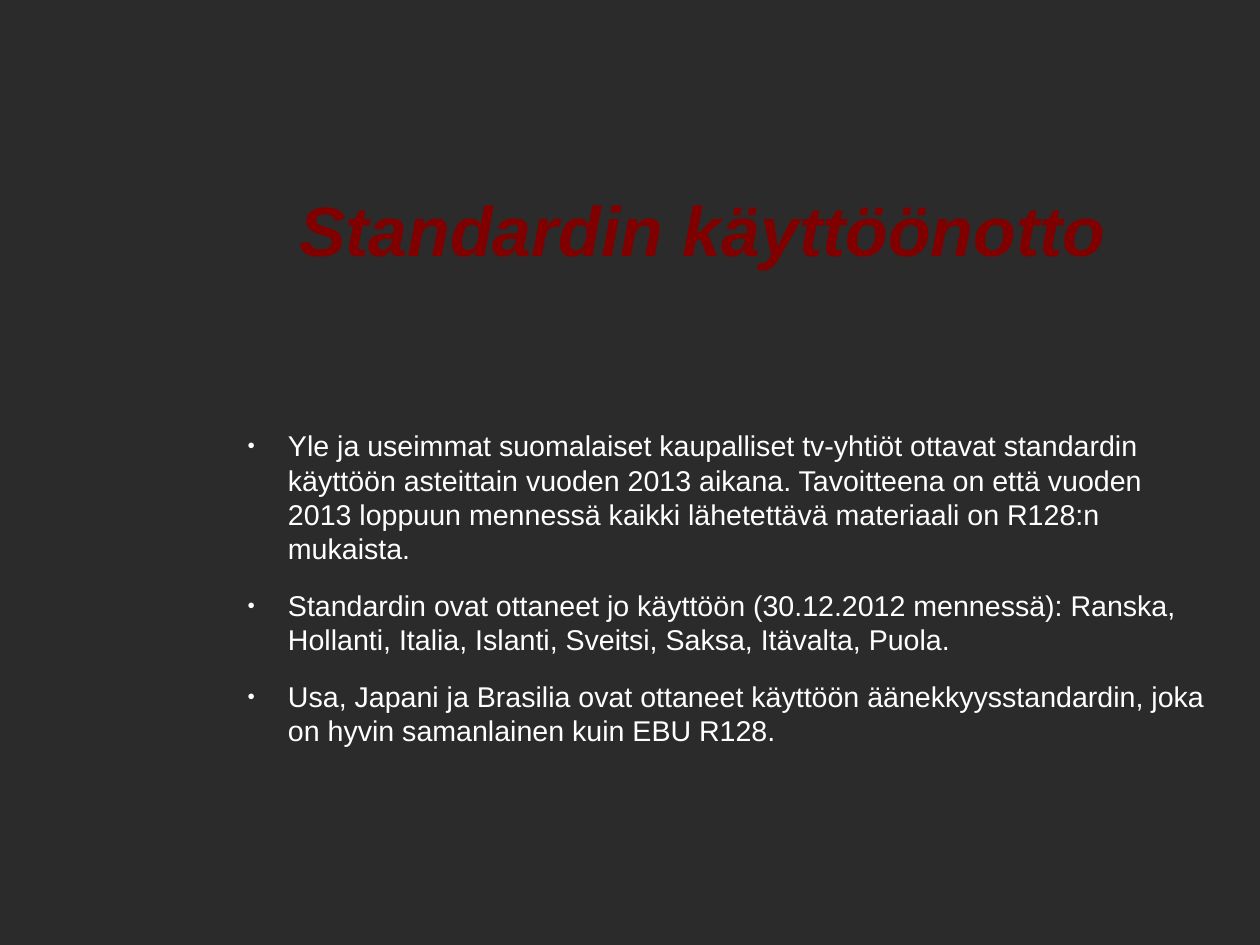
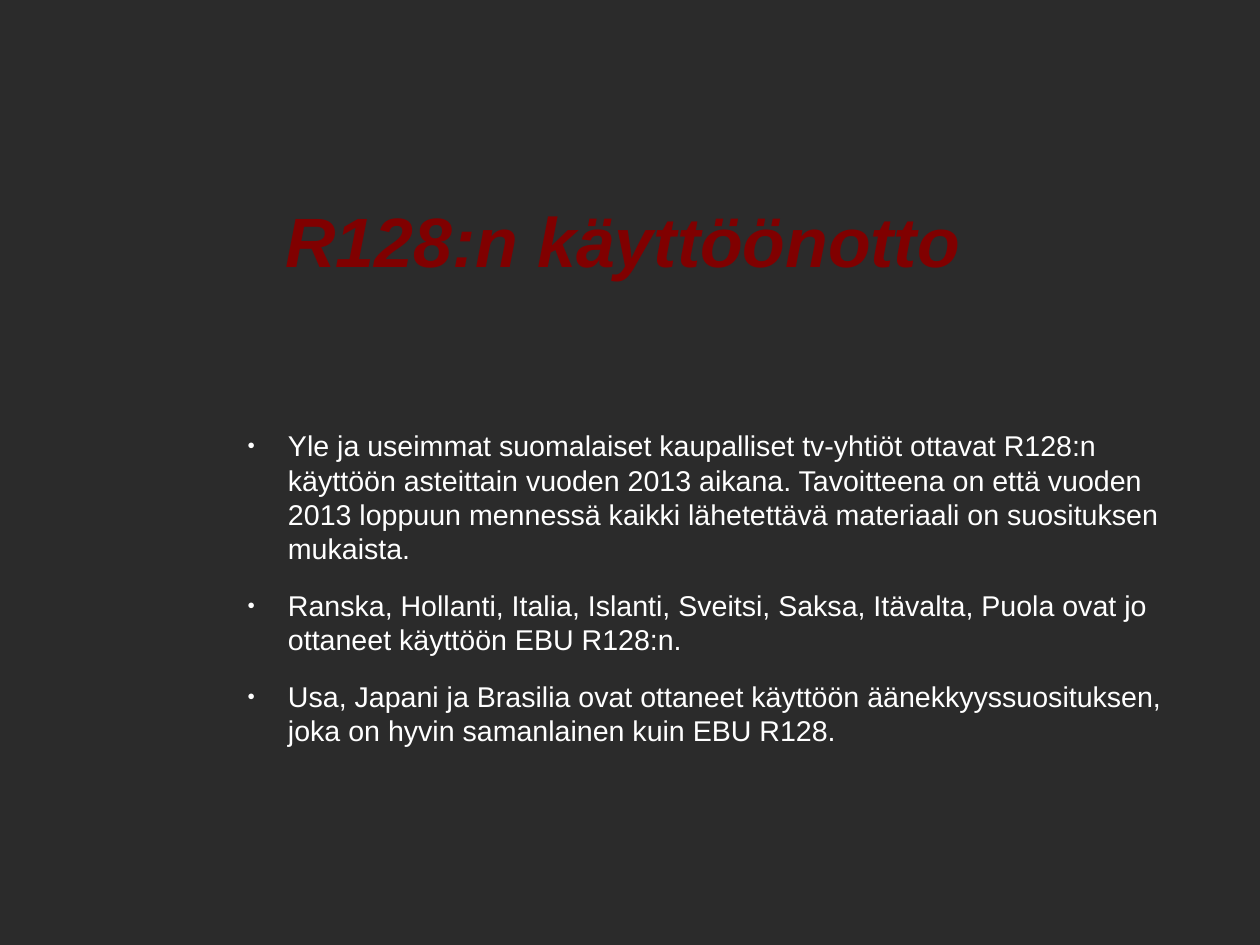
Before and after one commit to mhartzel/Introduction_To_Loudness_Correction, a slide deck: slide 9 of odp/Aanekkyyden Hallinta.odp (slide 8 before the commit). Drawn at 1260x945 pixels with LibreOffice and Linux fonts; fonts in the diff are those of the drawing; background and template pictures are left out; a plain dark background stands for a picture behind light text. Boxes give left, top, right and bottom in pixels: in the first picture for what was removed or moved away, otherwise in the second. Text is boxed around its words. In the diff, an @@ line names an element or a change of style, - is before the commit and + after.

```diff
--- a/odp/Aanekkyyden Hallinta.odp
+++ b/odp/Aanekkyyden Hallinta.odp
@@ text at [288,435,1161,747]: text changed @@
-● Yle ja useimmat suomalaiset kaupalliset tv-yhtiöt ottavat standardin käyttöön asteittain vuoden 2013 aikana. Tavoitteena on että vuoden 2013 loppuun mennessä kaikki lähetettävä materiaali on R128:n mukaista.
-● Standardin ovat ottaneet jo käyttöön (30.12.2012 mennessä): Ranska, Hollanti, Italia, Islanti, Sveitsi, Saksa, Itävalta, Puola.
-● Usa, Japani ja Brasilia ovat ottaneet käyttöön äänekkyysstandardin, joka on hyvin samanlainen kuin EBU R128.
+● Yle ja useimmat suomalaiset kaupalliset tv-yhtiöt ottavat R128:n käyttöön asteittain vuoden 2013 aikana. Tavoitteena on että vuoden 2013 loppuun mennessä kaikki lähetettävä materiaali on suosituksen mukaista.
+● Ranska, Hollanti, Italia, Islanti, Sveitsi, Saksa, Itävalta, Puola ovat jo ottaneet käyttöön EBU R128:n.
+● Usa, Japani ja Brasilia ovat ottaneet käyttöön äänekkyyssuosituksen, joka on hyvin samanlainen kuin EBU R128.
@@ title at [582,630,682,651]: text changed @@
-Standardin käyttöönotto
+R128:n käyttöönotto
```
Also in this commit, not shown: 13 other slides changed, 1 other file.
